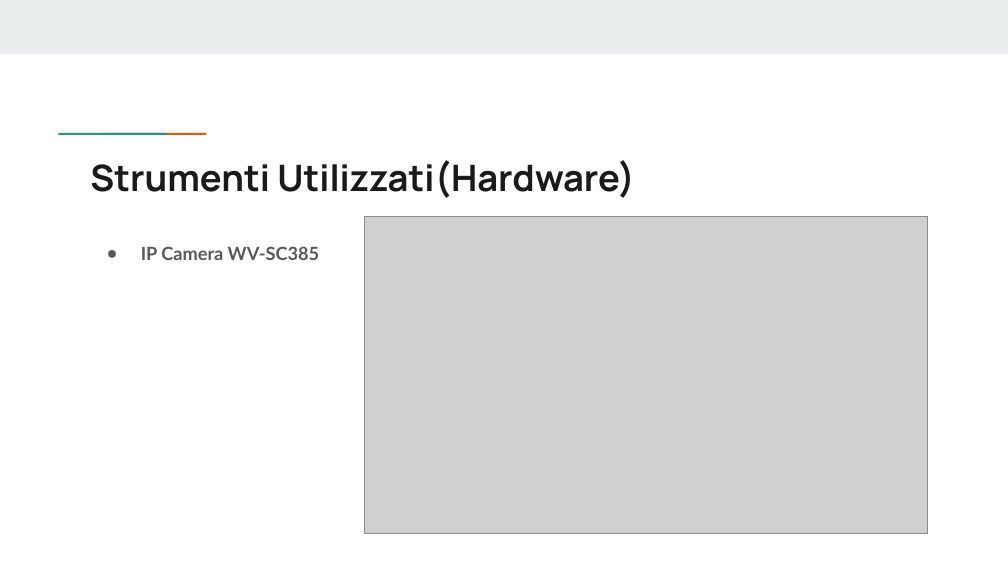
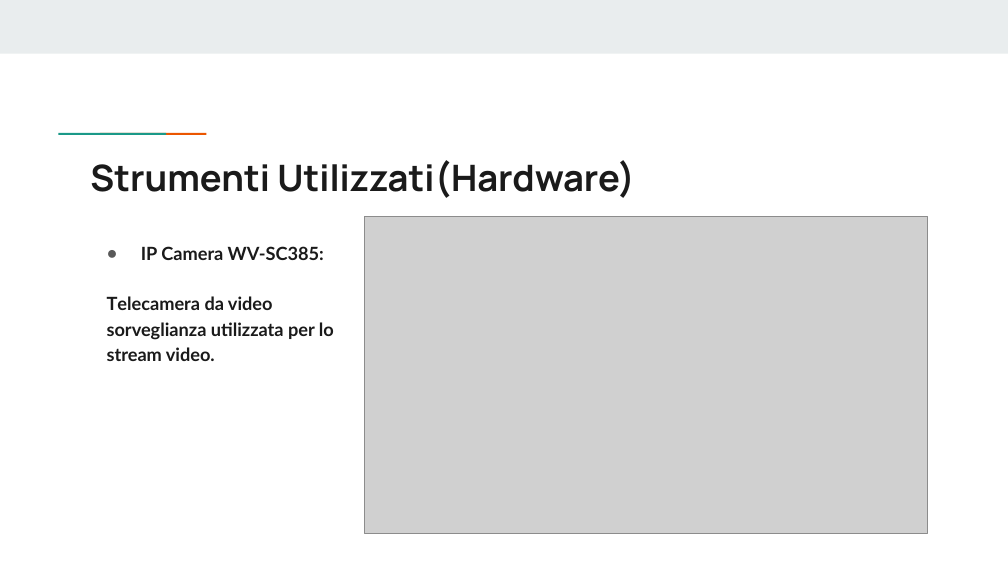
Before and after one commit to Sguinza/Progetto-Secondo-Quadrimestre, a slide deck: slide 8 of Presentazione Progetto (1).pptx (slide 4 before the commit). Drawn at 1008x567 pixels with LibreOffice and Linux fonts; fonts in the diff are those of the drawing; grey boxes stand for pictures. Boxes give left, top, right and bottom in pixels: in the first picture for what was removed or moved away, otherwise in the second. Text is boxed around its words. In the diff, an @@ line names an element or a change of style, - is before the commit and + after.

```diff
--- a/Presentazione Progetto (1).pptx
+++ b/Presentazione Progetto (1).pptx
@@ text at (x1=107, y1=246, x2=334, y2=361): text changed; text colour #595959 to #1A1A1A @@
-● IP Camera WV-SC385
+● IP Camera WV-SC385:
+Telecamera da video sorveglianza utilizzata per lo stream video.
```
Also in this commit, not shown: 7 other slides changed, 5 slides added, 3 slides removed.
